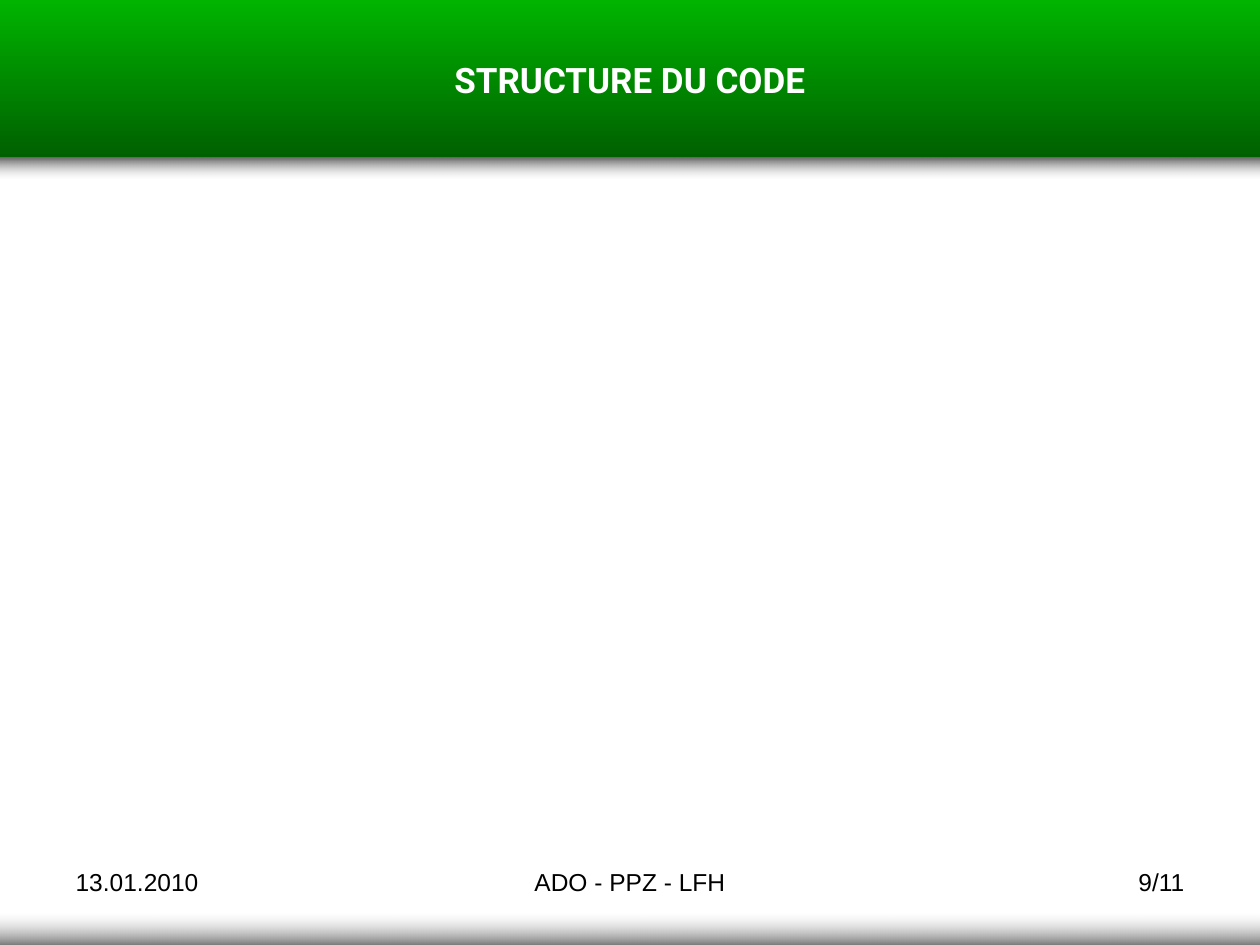
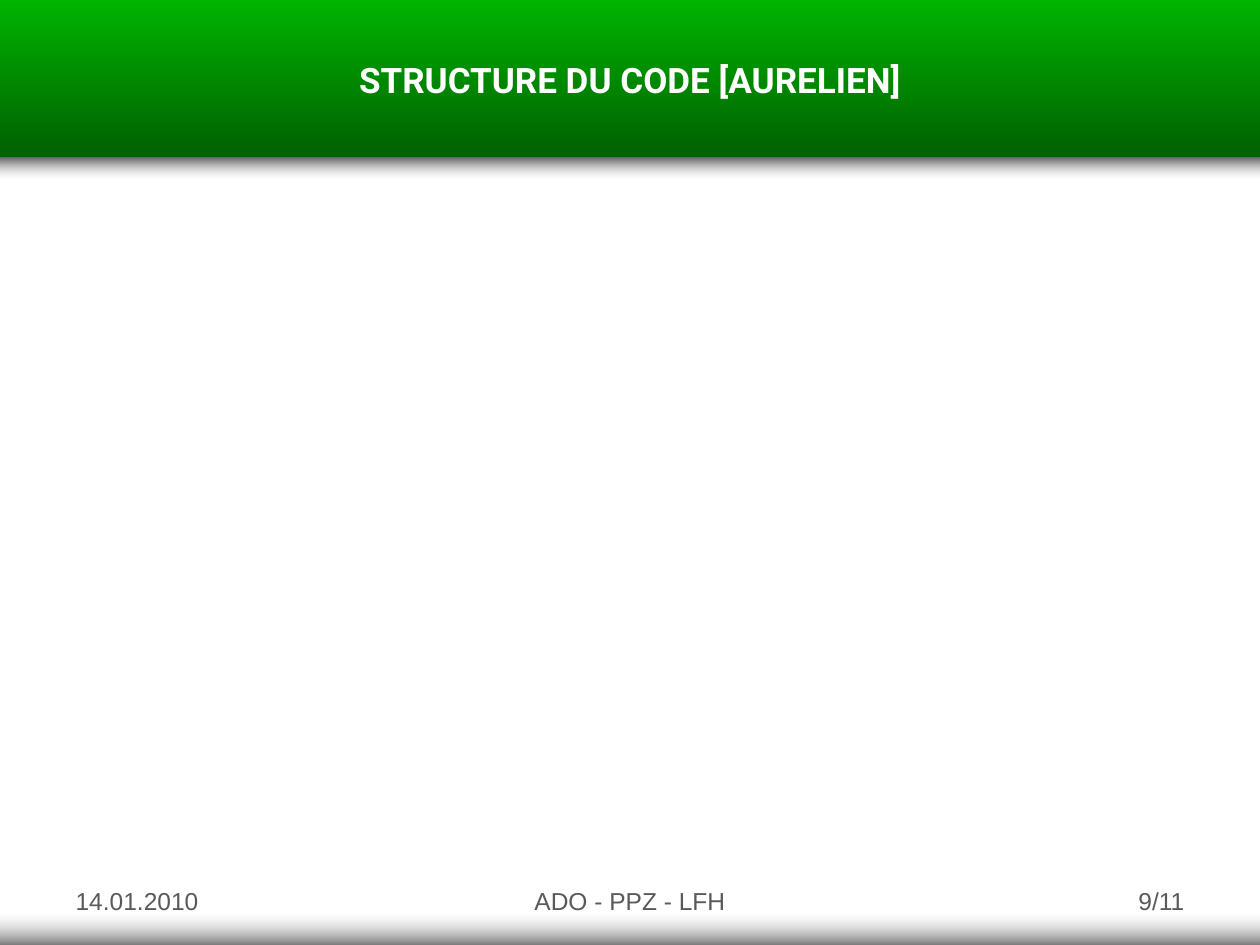
Before and after one commit to goupildb/asd-tower-defense, a slide deck: slide 9 of documents/presentation.pptx. Drawn at 1260x945 pixels with LibreOffice and Linux fonts; fonts in the diff are those of the drawing. Boxes give left, top, right and bottom in pixels: in the first picture for what was removed or moved away, otherwise in the second. Text is boxed around its words. In the diff, an @@ line names an element or a change of style, - is before the commit and + after.

```diff
--- a/documents/presentation.pptx
+++ b/documents/presentation.pptx
@@ text at (x1=359, y1=64, x2=901, y2=99): text changed @@
-STRUCTURE DU CODE
+STRUCTURE DU CODE [AURELIEN]
@@ text at (x1=76, y1=893, x2=199, y2=910): text changed; text colour #000000 to #595959 @@
-13.01.2010
+14.01.2010
@@ text "ADO - PPZ - LFH" moved from (x1=534, y1=874, x2=725, y2=892) to (x1=534, y1=893, x2=725, y2=910) @@
@@ text "ADO - PPZ - LFH" at (x1=534, y1=893, x2=725, y2=910): text colour #000000 to #595959 @@
@@ text added at (x1=603, y1=893, x2=651, y2=910), 14 pt, text #FFFFFF @@
+- 7 / 9 -
@@ page number moved from (x1=1138, y1=873, x2=1184, y2=892) to (x1=1138, y1=892, x2=1184, y2=911) @@
@@ page number at (x1=1138, y1=892, x2=1184, y2=911): text colour #000000 to #595959 @@
```
Also in this commit, not shown: 11 other slides changed.
